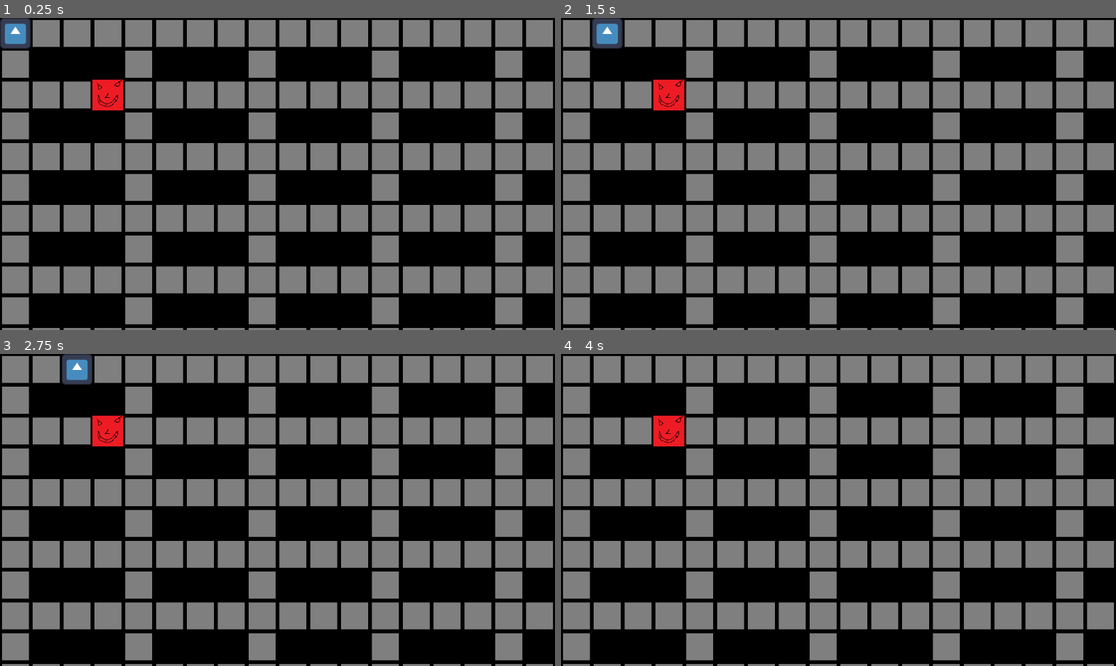
Above: before the commit, frames 1-4 (two rows, left to right).
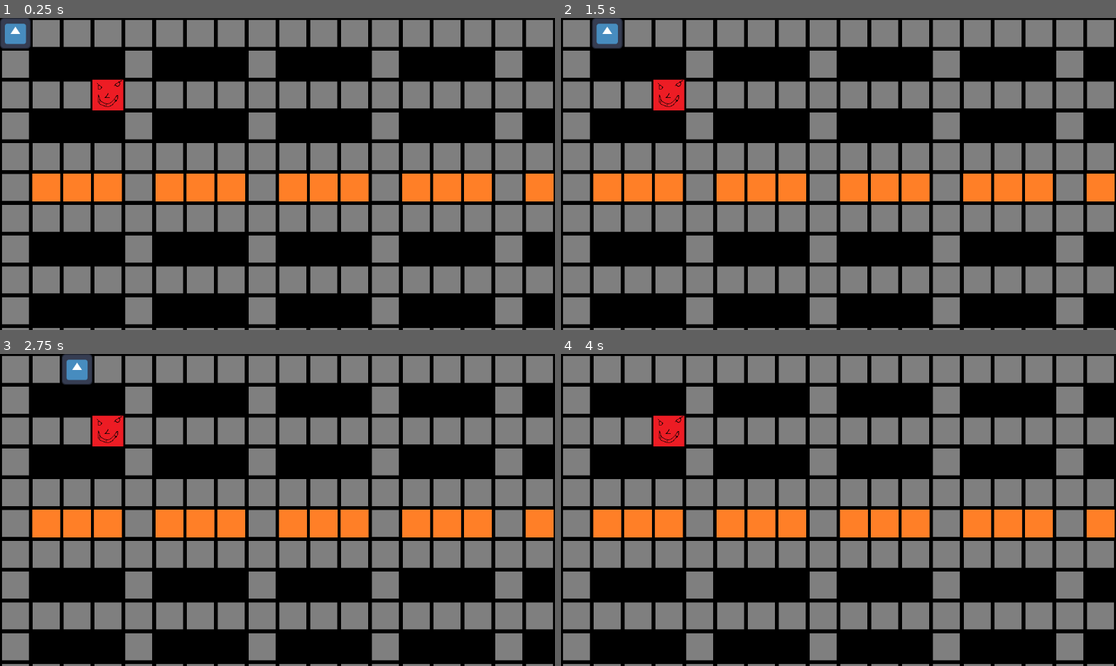
Above: after the commit, the same moments.

Repository: Buartskullar/leviathan
Game: Godot game, scene res://node_2d.tscn
Same seed, same stepped clock (60 frames per second), same inputs: the game is played once before the commit and once after it. The engine's default icon, where the game draws it, is replaced by a stand-in: a white triangle on a blue panel in a dark square.
Inputs:
- Up to frame 1 (0.25 s): no input
- Up to frame 2 (1.5 s): tap Enter at 0.5 s; hold Right (move_right) 0.53-1.28 s; tap Space at 1.25 s; hold Down (move_down) from 1.28 s (still down)
- Up to frame 3 (2.75 s): tap Enter at 2 s; release Down (move_down) at 2.03 s; hold Right (move_right) from 2.03 s (still down)
- Up to frame 4 (4 s): tap Space at 2.75 s; release Right (move_right) at 2.78 s; hold Up (move_up) 2.78-3.53 s; tap Enter at 3.5 s; hold Left (move_left) from 3.53 s (still down)

The runs differ from the first frame. In frame 1, 5.9% of the frame differs, in the area x 5-100%, y 49-59%; in frame 2, 5.9%; in frame 3, 5.9%; in frame 4, 5.9%.

Commit message:
координаты:тегсет,далее простое взаимодействие,без тега-взаимодействия

Diff:
--- a/(OLD)_main_map.tscn
+++ b/(OLD)_main_map.tscn
@@ -2,6 +2,7 @@
 
 [ext_resource type="Texture2D" uid="uid://cog4df47y1i0i" path="res://tile.png" id="1_km2bi"]
 [ext_resource type="Texture2D" uid="uid://dhpol5288iwnt" path="res://tile_2.png" id="2_5hk42"]
+[ext_resource type="Texture2D" uid="uid://1nwn60abrb1k" path="res://tile_3.png" id="3_hkpcn"]
 
 [sub_resource type="TileSetAtlasSource" id="TileSetAtlasSource_0e48y"]
 texture = ExtResource("1_km2bi")
@@ -14,11 +15,17 @@
 0:0/0 = 0
 0:0/0/physics_layer_0/polygon_0/points = PackedVector2Array(-32, -32, 32, -32, 32, 32, -32, 32)
 
+[sub_resource type="TileSetAtlasSource" id="TileSetAtlasSource_2msmo"]
+texture = ExtResource("3_hkpcn")
+texture_region_size = Vector2i(64, 64)
+0:0/0 = 0
+
 [sub_resource type="TileSet" id="TileSet_epypp"]
 tile_size = Vector2i(64, 64)
 physics_layer_0/collision_layer = 1
 sources/0 = SubResource("TileSetAtlasSource_0e48y")
 sources/1 = SubResource("TileSetAtlasSource_q6r6c")
+sources/2 = SubResource("TileSetAtlasSource_2msmo")
 
 [node name="MainMap" type="TileMapLayer" unique_id=1824360016]
 tile_map_data = PackedByteArray("AAAAAAAAAAAAAAAAAAAAAAEAAAAAAAAAAAAAAAIAAAAAAAAAAAAAAAMAAAAAAAAAAAAAAAQAAAAAAAAAAAAAAA …(18352 unchanged characters)…
--- a/tile_map.gd
+++ b/tile_map.gd
@@ -2,7 +2,13 @@
 #нужно сделать чтобы тайлсет собирался из данных в таблице
 var tiles_pos: Array[Vector2i]
 var tiles_ids: Array[int]
+var tiles_tags: Dictionary
 var tiles_grid: Dictionary
+@export var tags_to_ids: Dictionary = {0: [], 1: [], 2: ["fire"]}
+
+@onready var tag_set_node: TagSetNode = $TagSet
+var tag_set: TagSet:
+	get: return tag_set_node.tag_set
 
 # Called when the node enters the scene tree for the first time.
 func _ready() -> void:
@@ -12,6 +18,8 @@
 			for z in range(32):
 				if z % 2 == 0 or i % 4 == 0:
 					$TileSet.set_cell(Vector2i(i,z),0,Vector2i(0,0))
+				elif z % 5 == 0:
+					$TileSet.set_cell(Vector2i(i,z),2,Vector2i(0,0))
 				else:
 					$TileSet.set_cell(Vector2i(i,z),1,Vector2i(0,0))
 	extracted_tiles_pos = $TileSet.get_used_cells()
@@ -21,11 +29,22 @@
 	if tiles_ids.size() == tiles_pos.size():
 		for i in tiles_pos.size():
 			tiles_grid[tiles_pos[i]] = tiles_ids[i]
+			tiles_tags[tiles_pos[i]] = tags_to_ids[tiles_ids[i]]
 	else:
 		print("втф массив координат и массив типов не одинаковые")
-	print(tiles_grid)
+	print(tiles_tags)
+
+
 # Called every frame. 'delta' is the elapsed time since the previous frame.
 func _process(delta: float) -> void:
+	pass
+
+func _load_tags(tiles_grid):
+	#должен создавать карту координаты: теги
+	pass
+
+func _assess_tags_to_ids():
+	#должен заполнять словарь tags_to_ids
 	pass
 
 func pass_tilesize():
--- a/tile_map.tscn
+++ b/tile_map.tscn
@@ -2,9 +2,28 @@
 
 [ext_resource type="Script" uid="uid://byeda5a8u3jjk" path="res://tile_map.gd" id="1_1n30v"]
 [ext_resource type="PackedScene" uid="uid://ctosf6cciwhwl" path="res://(OLD)_main_map.tscn" id="2_35kre"]
+[ext_resource type="Script" uid="uid://byy564noei2jq" path="res://testset.gd" id="3_35kre"]
+[ext_resource type="Script" uid="uid://dgdvjkvqf86w6" path="res://Interactions/classes/tag_set.gd" id="4_xftlc"]
+[ext_resource type="Script" uid="uid://cjslis5oeh6s1" path="res://Interactions/classes/tag_info.gd" id="5_anah5"]
+
+[sub_resource type="Resource" id="Resource_kykmi"]
+script = ExtResource("5_anah5")
+id = &"fire"
+display_name = "fire"
+description = "Can ignite"
+metadata/_custom_type_script = "uid://cjslis5oeh6s1"
+
+[sub_resource type="Resource" id="Resource_qtlnl"]
+script = ExtResource("4_xftlc")
+tags = Array[ExtResource("5_anah5")]([SubResource("Resource_kykmi")])
+metadata/_custom_type_script = "uid://dgdvjkvqf86w6"
 
 [node name="TileMap" type="Node2D" unique_id=2050567452]
 script = ExtResource("1_1n30v")
 
 [node name="TileSet" parent="." unique_id=1824360016 instance=ExtResource("2_35kre")]
 tile_map_data = PackedByteArray()
+
+[node name="TagSet" type="Node2D" parent="." unique_id=1782975075]
+script = ExtResource("3_35kre")
+tag_set = SubResource("Resource_qtlnl")
Binary file added: tile_3.png
Not shown, added: tile_3.png.import
